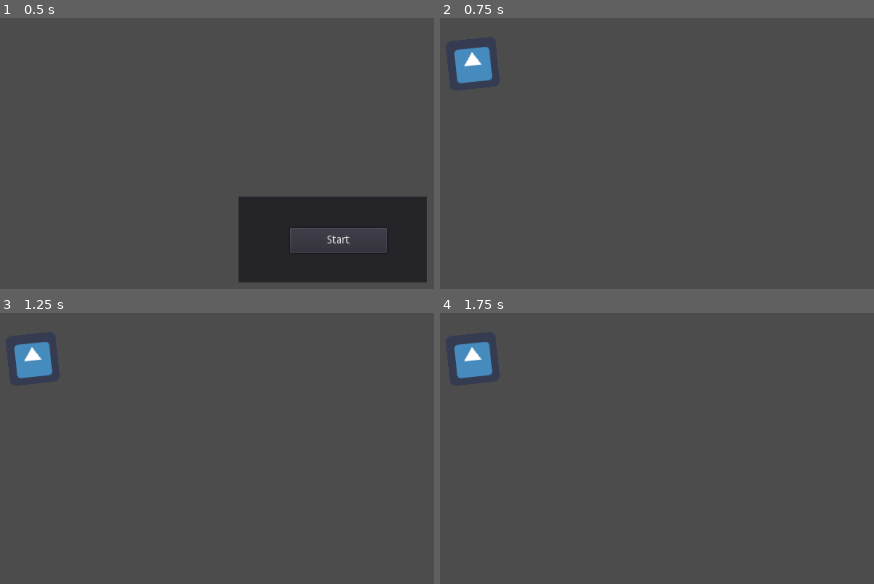
Above: before the commit, frames 1-4 (two rows, left to right).
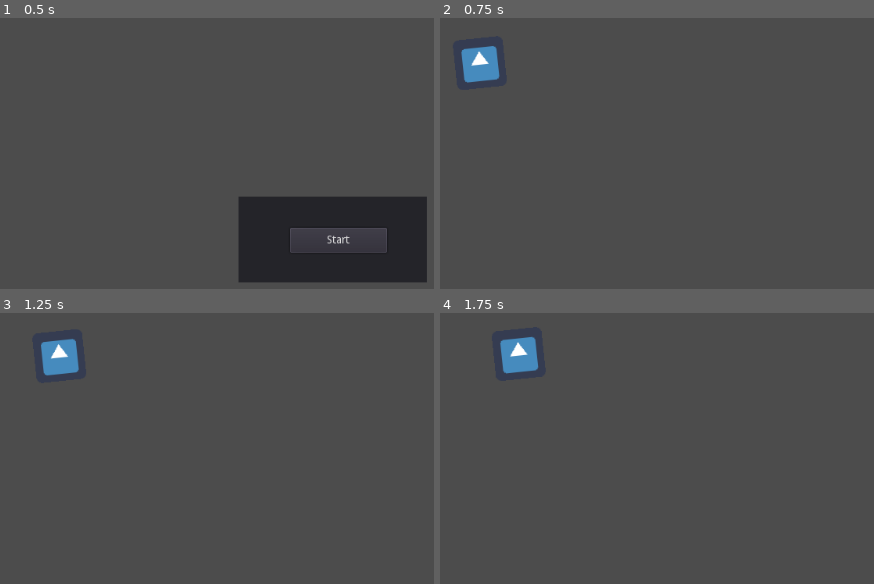
Above: after the commit, the same moments.

Repository: Astadriel/ProjectPiCo
Game: Godot game, scene res://scenes/Menu.tscn
The game is run twice, just before and just after one commit, with the same random seed, the same clock (stepped at 60 frames per second) and the same inputs. The engine's default icon, where the game draws it, is replaced by a stand-in: a white triangle on a blue panel in a dark square.
Inputs:
- Up to frame 1 (0.5 s): no input
- Up to frame 2 (0.75 s): click "Start" at 0.5 s
- Up to frame 3 (1.25 s): no input
- Up to frame 4 (1.75 s): no input

Frame 1 is identical in both runs. In frame 2, 0.6% of the frame differs, in the area x 3-14%, y 10-25%; in frame 3, 1.6%; in frame 4, 2.1%, in the area x 3-23%, y 8-25%.
Error before the commit: Parse Error: The identifier "get_offset" isn't declared in the current scope.

Commit message:
with_path_working

Diff:
--- a/scenes/Menu.tscn
+++ b/scenes/Menu.tscn
@@ -8,7 +8,7 @@
 	get_tree().change_scene(\"res://scenes/World.tscn\")
 "
 
-[node name="Menu" type="Node" index="0"]
+[node name="Menu" type="Node"]
 
 [node name="MainMenu" type="Panel" parent="." index="0"]
 
--- a/scenes/World.tscn
+++ b/scenes/World.tscn
@@ -10,29 +10,11 @@
 }
 _sections_unfolded = [ "Resource" ]
 
-[sub_resource type="GDScript" id=2]
-
-script/source = "extends PathFollow2D
-
-# class member variables go here, for example:
-# var a = 2
-# var b = \"textvar\"
-
-func _ready():
-	# Called every time the node is added to the scene.
-	# Initialization here
-	pass
-
-#func _process(delta):
-#	# Called every frame. Delta is time since last frame.
-#	# Update game logic here.
-#	pass
-"
-
 [sub_resource type="GDScript" id=3]
 
 script/source = "extends Sprite
 
+var speed = 50
 # class member variables go here, for example:
 # var a = 2
 # var b = \"textvar\"
@@ -43,7 +25,7 @@
 	pass
 
 func _process(delta):
-	get_parent().set_offset(get_offset+50*delta)
+	get_parent().set_offset(get_parent().get_offset() +speed*delta)
 	# Called every frame. Delta is time since last frame.
 	# Update game logic here.
 	pass
@@ -63,11 +45,10 @@
 offset = 0.0
 h_offset = 0.0
 v_offset = 0.0
-rotate = true
+rotate = false
 cubic_interp = true
 loop = true
 lookahead = 4.0
-script = SubResource( 2 )
 
 [node name="Sprite" type="Sprite" parent="Path_Enemy/PathFollow2D" index="0"]
 
Not shown: 1 places in scenes/World.tscn that only renumber resources
